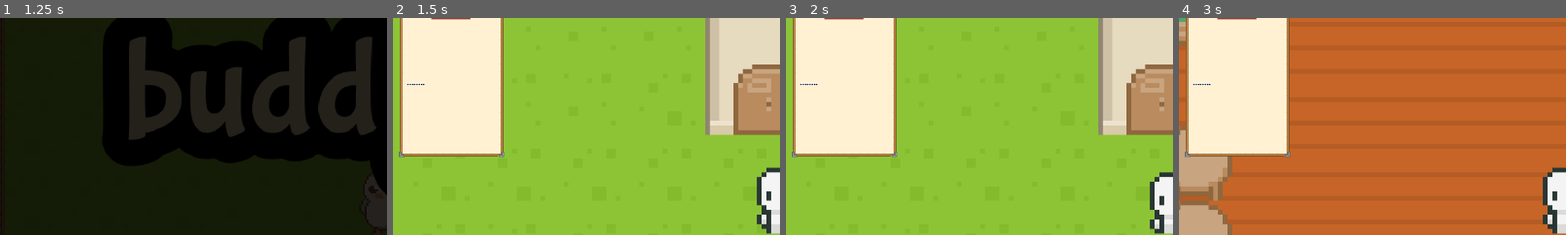
Above: before the commit, frames 1-4 (left to right).
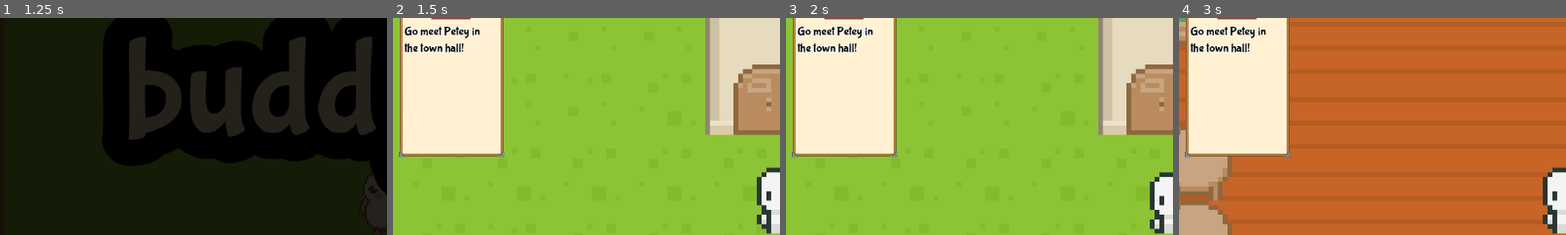
Above: after the commit, the same moments.

Repository: LKenny26/Buddyville
Game: Godot game, scene res://scenes/start.tscn
The game is run twice, just before and just after one commit, with the same random seed, the same clock (stepped at 60 frames per second) and the same inputs.
Inputs (mouse positions are % of the whole screen's width and height, from its top left):
- Up to frame 1 (1.25 s): click "Play!" at 0.5 s
- Up to frame 2 (1.5 s): click "Play!" at 1.25 s
- Up to frame 3 (2 s): no input
- Up to frame 4 (3 s): drag from (50, 26) to (65, 39) at 2.02 s; drag from (65, 39) to (50, 26) at 2.77 s
The pictures show only the part of the screen within x 0-50%, y 8-58%; the shares and areas given below are measured in that part.

Frame 1 is identical in both runs. In frame 2, 1.1% of the frame differs, in the area x 2-23%, y 3-32%; in frame 3, 1.1%; in frame 4, 1.1%.

Commit message:
update game state

Diff:
--- a/buddyville/scenes/game_state.gd
+++ b/buddyville/scenes/game_state.gd
@@ -29,7 +29,7 @@
 }
 
 # keeps track of which quest player is on
-var game_state = COMPLETE
+var game_state = PRE
 # player inventory
 var inventory = []
 # player position when swapping scenes
